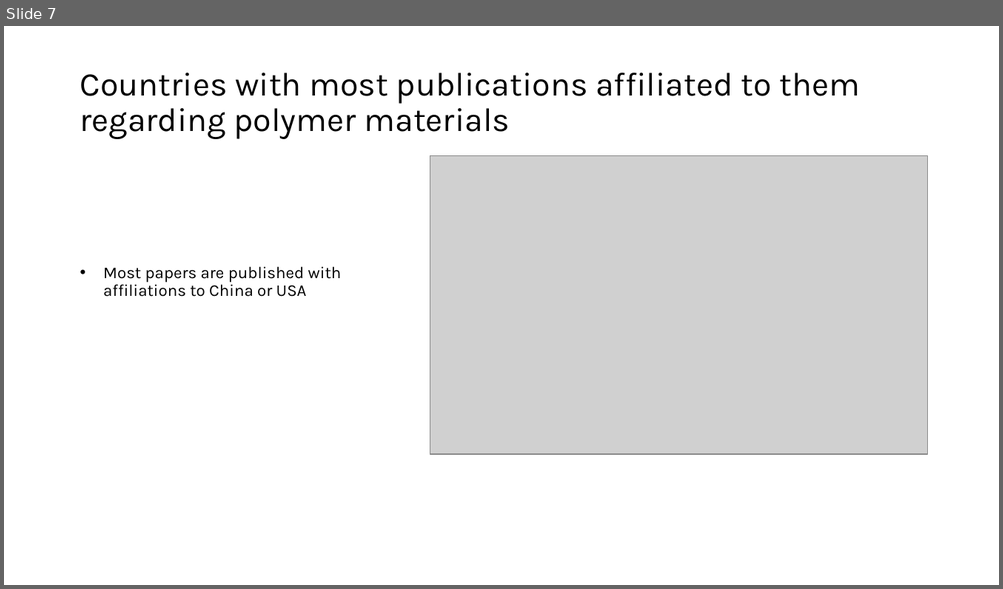
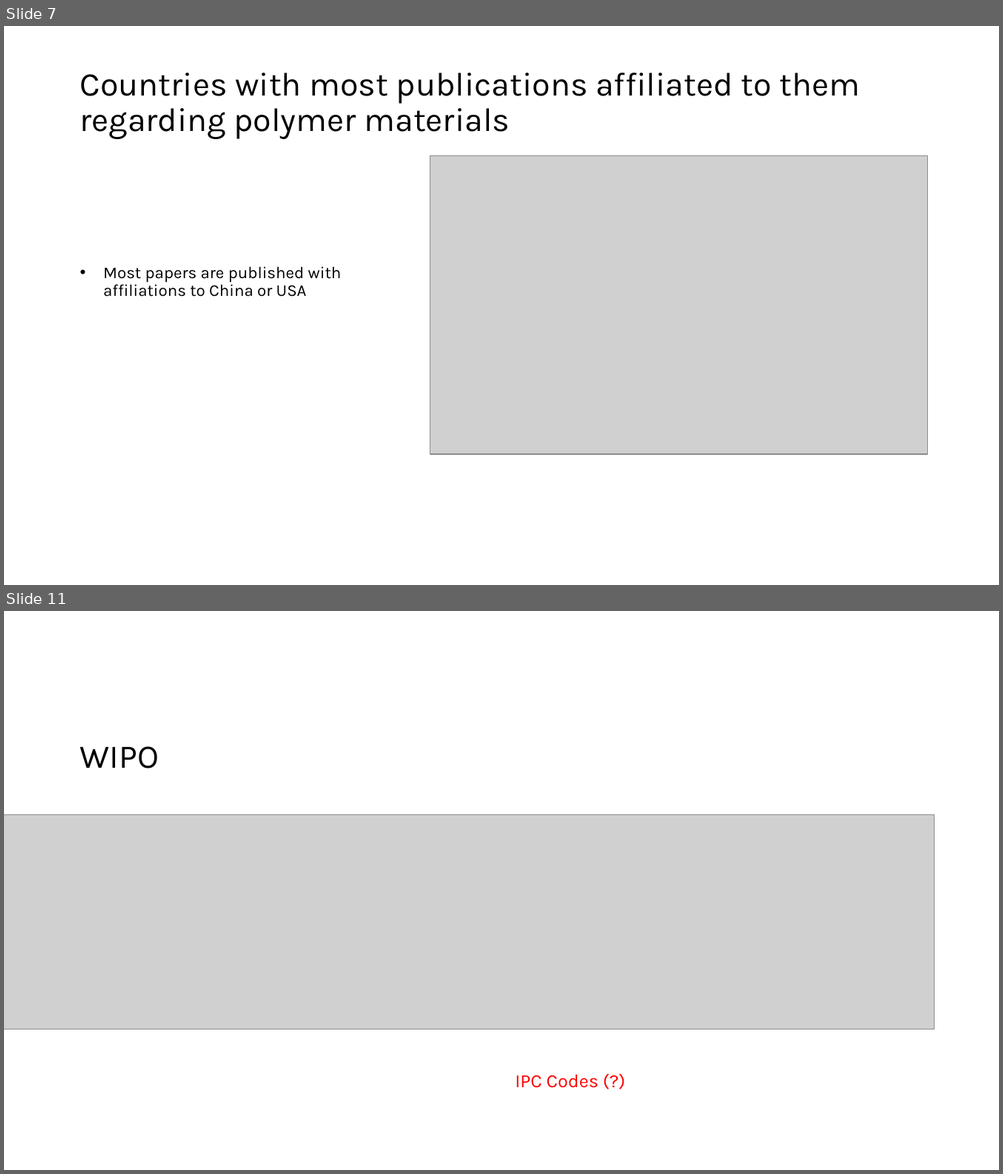
Before and after one commit to GMPuntigam/DataDrivenForesight, a slide deck: presentation/DataDrivenForesight.pptx. Shown one above the other, each under a label of ours: slide 7 before the commit, slides 7 and 11 after it; the slides between them are not shown. The pictures are 1003x589 and 1003x1174 pixels, drawn with LibreOffice and Linux fonts; fonts in the diff are those of the drawing; grey boxes stand for pictures. Boxes give left, top, right and bottom in pixels: in the first picture for what was removed or moved away, otherwise in the second. Text is boxed around its words. In the diff, an @@ line names an element or a change of style, - is before the commit and + after.

```diff
--- a/presentation/DataDrivenForesight.pptx
+++ b/presentation/DataDrivenForesight.pptx
@@ slide 11 added at (4,611,999,1170), background #FFFFFF @@
@@ title added at (80,746,159,769), 32 pt, text #000000 @@
+WIPO
@@ picture added at (4,815,934,1030) @@
@@ text added at (515,1074,598,1088), 18 pt, text #FF0000 @@
+IPC Codes (?)
```
Also in this commit, not shown: 8 slides changed, 3 other slides added, 3 slides removed.
